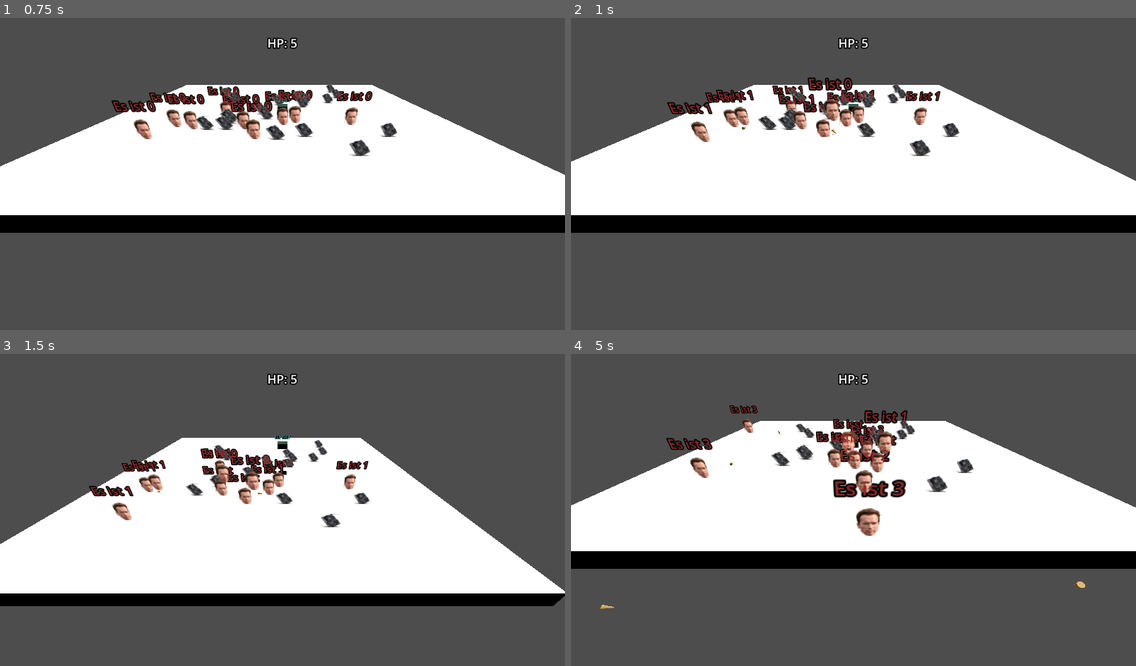
Above: before the commit, frames 1-4 (two rows, left to right).
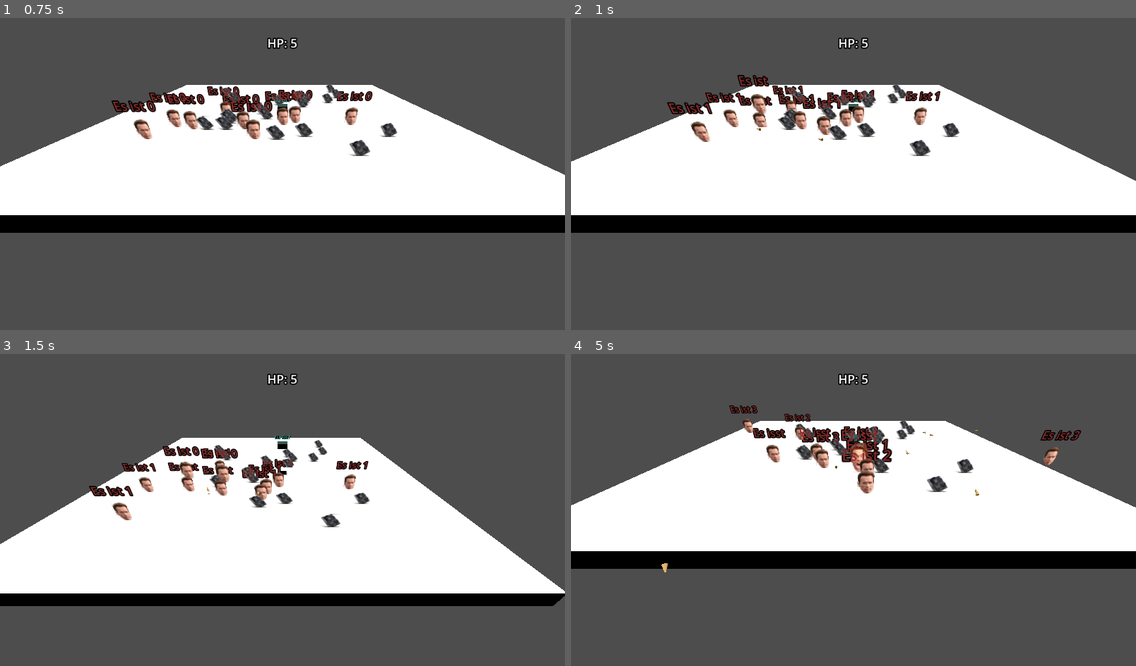
Above: after the commit, the same moments.

Repository: djaessel/godont
Game: Godot game, scene res://main.tscn
Two runs of this game, one before a commit and one after it. Both use one fixed random seed, a clock stepped at 60 frames per second and the inputs below.
Inputs:
- Up to frame 1 (0.75 s): hold Right (move_right) from 0.53 s (still down)
- Up to frame 2 (1 s): keep holding Right (move_right); tap Space (jump) at 0.77 s
- Up to frame 3 (1.5 s): release Right (move_right) at 1.28 s; hold Down (move_back) from 1.28 s (still down)
- Up to frame 4 (5 s): tap Space (jump) at 1.52, 3.02, 3.77, 4.52 s; release Down (move_back) at 2.03 s; hold Right (move_right) 2.03-2.78 s; hold Up (move_forward) 2.78-3.53 s; hold Left (move_left) from 3.53 s (still down)

Frame 1 is identical in both runs. In frame 2, 1.5% of the frame differs, in the area x 25-50%, y 18-40%; in frame 3, 1.5%; in frame 4, 4.2%, in the area x 5-91%, y 18-83%.

Commit message:
bullet towards player + hit fix

Diff:
--- a/bullet.tscn
+++ b/bullet.tscn
@@ -22,6 +22,7 @@
 [sub_resource type="CylinderShape3D" id="CylinderShape3D_tursh"]
 
 [node name="Bullet" type="RigidBody3D"]
+transform = Transform3D(0.580703, 0, 0.814116, 0, 1, 0, -0.814116, 0, 0.580703, 0, 0, 0)
 mass = 0.25
 
 [node name="CollisionShape3D" type="CollisionShape3D" parent="."]
--- a/moby.gd
+++ b/moby.gd
@@ -62,15 +62,15 @@
 		spawnNewX.position.x = position.x + 0.5
 		spawnNewX.position.z = position.z + 0.5
 		var velo = Vector3.ZERO
-		velo.z = randi_range(-5, 5) * speed
-		velo.x = randi_range(-5, 5) * speed
-		if velo.z < 0:
-			spawnNewX.rotate_z(90)
-		if velo.x < 0:
-			spawnNewX.rotate_x(-90)
+		#Unit vector pointing at the target position from the characters position
+		var player = get_parent().get_parent().get_node("Player")
+		var direction = global_position.direction_to(player.global_position)
+		velo = direction * speed
+		velo.y += 1
 		if velo != Vector3.ZERO:
 			velo.normalized()
-		spawnNewX.set_axis_velocity(velo)
+		spawnNewX.add_constant_force(velo, spawnNewX.global_position)
+		spawnNewX.look_at(player.global_position)
 		get_parent().add_child(spawnNewX)
 
 
--- a/player.gd
+++ b/player.gd
@@ -70,6 +70,8 @@
 
 func hit():
 	self.hp -= 1
+	if self.hp <= 0:
+		self.dead = true
 
 
 func _physics_process(delta):
